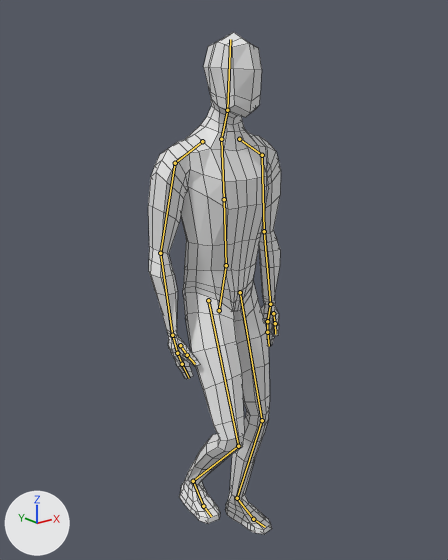
Renders of the Blender file Assets/Models/Character/Original/Character.blend from each side of a commit.
Before and after are seen from a camera (50 mm lens) standing at (-1.356, -1.685, 1.762) and looking at (0.022, 0.037, 1.073). The axes (+X, +Y, +Z) are drawn at lower left. The lights are the same throughout. Both versions are drawn at frame 7 of the action 'Walk'; the numbers are the values there. The bones that bend it are drawn over the model as lines. Mesh edges are drawn as thin lines.
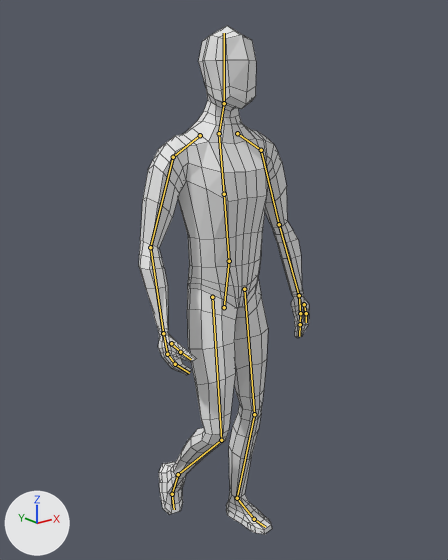
What changed in the scene script:
```text
Change bone_hips:
    where bone_hips = bpy.data.objects['Armature'].pose.bones['Hips']
    bone_hips.location: (0.0, -0.03, -0.025) -> (0.0, -0.008, 0.001)
    bone_hips.rotation_quaternion: (0.995, 0.033, 0.0, 0.0) -> (0.999, 0.0, -0.004, 0.001)  # degrees (4, 0, 0) -> degrees (0, 0, 0)
Change bone_shoulder_l:
    where bone_shoulder_l = bpy.data.objects['Armature'].pose.bones['Shoulder.L']  # child of 'Chest'
    bone_shoulder_l.rotation_quaternion: (0.995, 0.004, -0.007, 0.0) -> (0.999, 0.001, 0.001, 0.0)  # degrees (0, -1, 0) -> degrees (0, 0, 0)
Change bone_upper_arm_l:
    where bone_upper_arm_l = bpy.data.objects['Armature'].pose.bones['Upper Arm.L']  # child of 'Shoulder.L'
    bone_upper_arm_l.rotation_quaternion: (0.989, -0.039, 0.019, -0.12) -> (0.988, -0.003, -0.005, -0.043)  # degrees (-5, 2, -14) -> degrees (0, -1, -5)
Change bone_lower_arm_l:
    where bone_lower_arm_l = bpy.data.objects['Armature'].pose.bones['Lower Arm.L']  # child of 'Upper Arm.L'
    bone_lower_arm_l.rotation_quaternion: (0.999, -0.011, -0.009, -0.035) -> (0.988, 0.021, -0.032, -0.068)  # degrees (-1, -1, -4) -> degrees (3, -4, -8)
Change bone_hand_l:
    where bone_hand_l = bpy.data.objects['Armature'].pose.bones['Hand.L']  # child of 'Lower Arm.L'
    bone_hand_l.rotation_quaternion: (0.995, 0.019, -0.061, -0.037) -> (1.0, 0.008, -0.001, 0.0)  # degrees (2, -7, -4) -> degrees (1, 0, 0)
Change bone_finger01_l:
    where bone_finger01_l = bpy.data.objects['Armature'].pose.bones['Finger01.L']  # child of 'Hand.L'
    bone_finger01_l.rotation_quaternion: (0.986, 0.002, 0.046, 0.159) -> (1.0, 0.0, 0.0, 0.0)  # degrees (1, 5, 18) -> degrees (0, 0, 0)
Change bone_finger02_l:
    where bone_finger02_l = bpy.data.objects['Armature'].pose.bones['Finger02.L']  # child of 'Finger01.L'
    bone_finger02_l.rotation_quaternion: (0.985, 0.006, 0.084, 0.153) -> (1.0, 0.0, 0.0, 0.0)  # degrees (2, 9, 18) -> degrees (0, 0, 0)
Change bone_thumb01_l:
    where bone_thumb01_l = bpy.data.objects['Armature'].pose.bones['Thumb01.L']  # child of 'Hand.L'
    bone_thumb01_l.rotation_quaternion: (0.989, 0.003, 0.084, 0.124) -> (1.0, 0.0, 0.0, 0.0)  # degrees (2, 10, 14) -> degrees (0, 0, 0)
Change bone_shoulder_r:
    where bone_shoulder_r = bpy.data.objects['Armature'].pose.bones['Shoulder.R']  # child of 'Chest'
    bone_shoulder_r.rotation_quaternion: (0.995, 0.004, 0.007, 0.0) -> (0.999, 0.001, -0.001, 0.0)  # degrees (0, 1, 0) -> degrees (0, 0, 0)
Change bone_upper_arm_r:
    where bone_upper_arm_r = bpy.data.objects['Armature'].pose.bones['Upper Arm.R']  # child of 'Shoulder.R'
    bone_upper_arm_r.rotation_quaternion: (0.99, -0.015, -0.013, 0.121) -> (0.988, -0.003, 0.005, 0.043)  # degrees (-2, -1, 14) -> degrees (0, 1, 5)
Change bone_lower_arm_r:
    where bone_lower_arm_r = bpy.data.objects['Armature'].pose.bones['Lower Arm.R']  # child of 'Upper Arm.R'
    bone_lower_arm_r.rotation_quaternion: (0.999, -0.011, 0.009, 0.035) -> (0.988, 0.021, 0.032, 0.068)  # degrees (-1, 1, 4) -> degrees (3, 4, 8)
Change bone_hand_r:
    where bone_hand_r = bpy.data.objects['Armature'].pose.bones['Hand.R']  # child of 'Lower Arm.R'
    bone_hand_r.rotation_quaternion: (0.995, 0.019, 0.061, 0.037) -> (1.0, 0.008, 0.001, 0.0)  # degrees (2, 7, 4) -> degrees (1, 0, 0)
Change bone_finger01_r:
    where bone_finger01_r = bpy.data.objects['Armature'].pose.bones['Finger01.R']  # child of 'Hand.R'
    bone_finger01_r.rotation_quaternion: (0.986, 0.002, -0.046, -0.159) -> (1.0, 0.0, 0.0, 0.0)  # degrees (1, -5, -18) -> degrees (0, 0, 0)
Change bone_finger02_r:
    where bone_finger02_r = bpy.data.objects['Armature'].pose.bones['Finger02.R']  # child of 'Finger01.R'
    bone_finger02_r.rotation_quaternion: (0.985, 0.006, -0.084, -0.153) -> (1.0, 0.0, 0.0, 0.0)  # degrees (2, -9, -18) -> degrees (0, 0, 0)
Change bone_thumb01_r:
    where bone_thumb01_r = bpy.data.objects['Armature'].pose.bones['Thumb01.R']  # child of 'Hand.R'
    bone_thumb01_r.rotation_quaternion: (0.989, 0.003, -0.084, -0.124) -> (1.0, 0.0, 0.0, 0.0)  # degrees (2, -10, -14) -> degrees (0, 0, 0)
Change bone_foot_r:
    where bone_foot_r = bpy.data.objects['Armature'].pose.bones['Foot.R']  # child of 'Shin.R'
    bone_foot_r.rotation_quaternion: (1.0, 0.0, 0.0, 0.0) -> (0.802, -0.575, -0.089, 0.136)  # degrees (0, 0, 0) -> degrees (-71, 1, 19)
Change bone_toes_r:
    where bone_toes_r = bpy.data.objects['Armature'].pose.bones['Toes.R']  # child of 'Foot.R'
    bone_toes_r.rotation_quaternion: (1.0, 0.0, 0.0, 0.0) -> (0.991, 0.074, 0.019, -0.111)  # degrees (0, 0, 0) -> degrees (8, 3, -13)
Change bone_leg_ik_r:
    where bone_leg_ik_r = bpy.data.objects['Armature'].pose.bones['Leg IK.R']
    bone_leg_ik_r.location: (0.05, 0.032, 0.159) -> (0.05, 0.137, 0.133)
    bone_leg_ik_r.rotation_quaternion: (0.693, 0.688, 0.0, 0.0) -> (1.0, 0.0, 0.0, 0.0)  # degrees (90, 0, 0) -> degrees (0, 0, 0)
```

Pixel boxes (x1, y1, x2, y2) of what changed, in the pictures (448 x 560 px):
'Cube', posed (28% wider)
    before: (148, 32, 281, 534)
    after: (139, 26, 309, 534)
bone 'Hips', root to tip
    before: (219, 310) to (226, 265)
    after: (224, 307) to (229, 261)
bone 'Shoulder.L', root to tip
    before: (239, 139) to (262, 155)
    after: (237, 133) to (261, 150)
bone 'Upper Arm.L', root to tip
    before: (262, 155) to (264, 231)
    after: (261, 150) to (279, 224)
bone 'Lower Arm.L', root to tip
    before: (264, 231) to (270, 304)
    after: (279, 224) to (299, 295)
bone 'Hand.L', root to tip
    before: (270, 304) to (267, 321)
    after: (299, 295) to (300, 313)
bone 'Finger01.L', root to tip
    before: (267, 321) to (267, 332)
    after: (300, 313) to (300, 324)
bone 'Finger02.L', root to tip
    before: (267, 332) to (269, 346)
    after: (300, 324) to (299, 336)
bone 'Thumb01.L', root to tip
    before: (273, 313) to (275, 323)
    after: (304, 304) to (306, 313)
bone 'Shoulder.R', root to tip
    before: (202, 141) to (175, 163)
    after: (200, 135) to (173, 157)
bone 'Upper Arm.R', root to tip
    before: (175, 163) to (160, 253)
    after: (173, 157) to (150, 247)
bone 'Lower Arm.R', root to tip
    before: (160, 253) to (172, 335)
    after: (150, 247) to (163, 333)
bone 'Hand.R', root to tip
    before: (172, 335) to (177, 353)
    after: (163, 333) to (167, 354)
bone 'Finger01.R', root to tip
    before: (177, 353) to (182, 364)
    after: (167, 354) to (175, 364)
bone 'Finger02.R', root to tip
    before: (182, 364) to (189, 378)
    after: (175, 364) to (189, 373)
bone 'Thumb01.R', root to tip
    before: (180, 345) to (187, 355)
    after: (171, 343) to (180, 352)
bone 'Foot.R', root to tip
    before: (193, 481) to (203, 506)
    after: (178, 474) to (172, 494)
bone 'Toes.R', root to tip
    before: (203, 506) to (211, 516)
    after: (172, 494) to (174, 509)
